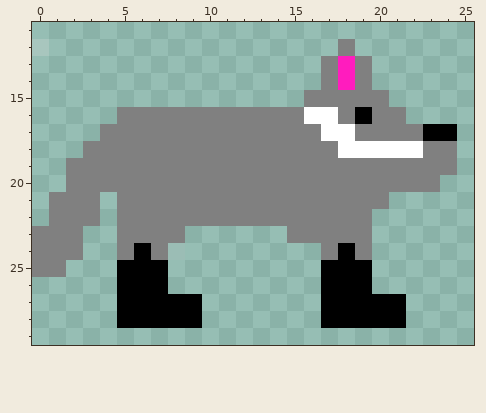
Pixel-art sprite, stored at BadgersJourney/BadgersJourney/BadgersJourneyContent/badger1.png. Above is the file before it was changed.
The file is 32x32 pixels. Pixels under 10% opacity are left out. Shown: x 0..25, y 11..29.
The same view after the edit:
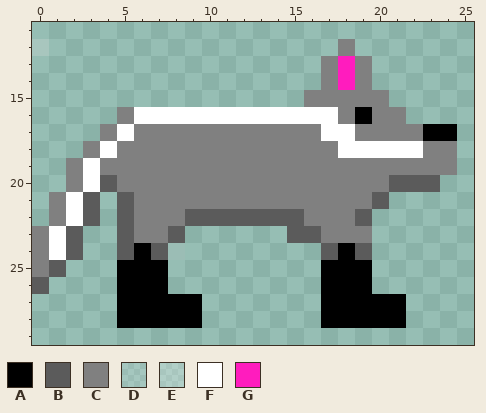
Palette (. is transparent): A #000000  B #5b5b5b  C #808080  D #ffffff25  E #ffffff41  F #ffffff  G #ff1cbe
Change:
@@ x 0..25 @@
 15 ................CCCCC.....
-16 .....CCCCCCCCCCCFFCACC....
-17 ....CCCCCCCCCCCCCFFCCCCAA.
-18 ...CCCCCCCCCCCCCCCFFFFFCC.
-19 ..CCCCCCCCCCCCCCCCCCCCCCC.
-20 ..CCCCCCCCCCCCCCCCCCCCCC..
-21 .CCC.CCCCCCCCCCCCCCCC.....
-22 .CCC.CCCCCCCCCCCCCCC......
-23 CCC..CCCC......CCCCC......
-24 CCC..CACD........CAC......
-25 CC...AAA.........AAA......
-26 .....AAA.........AAA......
+16 .....CFFFFFFFFFFFFCACC....
+17 ....CFCCCCCCCCCCCFFCCCCAA.
+18 ...CFCCCCCCCCCCCCCFFFFFCC.
+19 ..CFCCCCCCCCCCCCCCCCCCCCC.
+20 ..CFBCCCCCCCCCCCCCCCCBBB..
+21 .CFB.BCCCCCCCCCCCCCCB.....
+22 .CFB.BCCCBBBBBBBCCCB......
+23 CFB..BCCB......BBCCC......
+24 CFB..BABD........BAB......
+25 CB...AAA.........AAA......
+26 B....AAA.........AAA......
 27 .....AAAAA.......AAAAA....
Changed places in both pictures, as pixel boxes (x1, y1, x2, y2):
changed: (32, 107, 440, 294)
